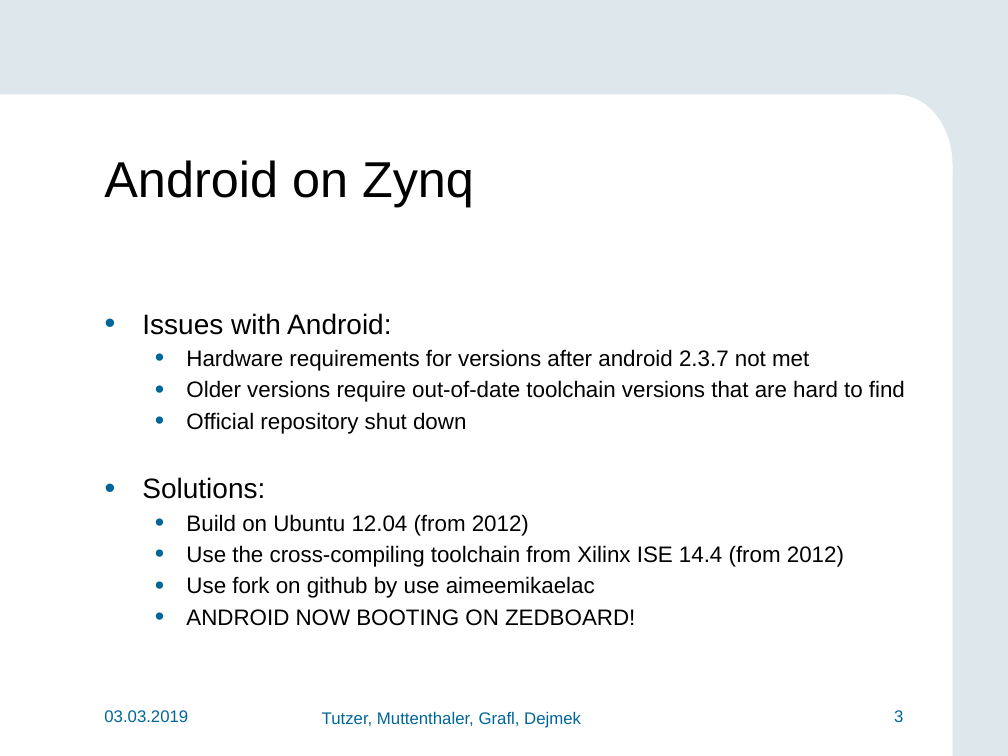
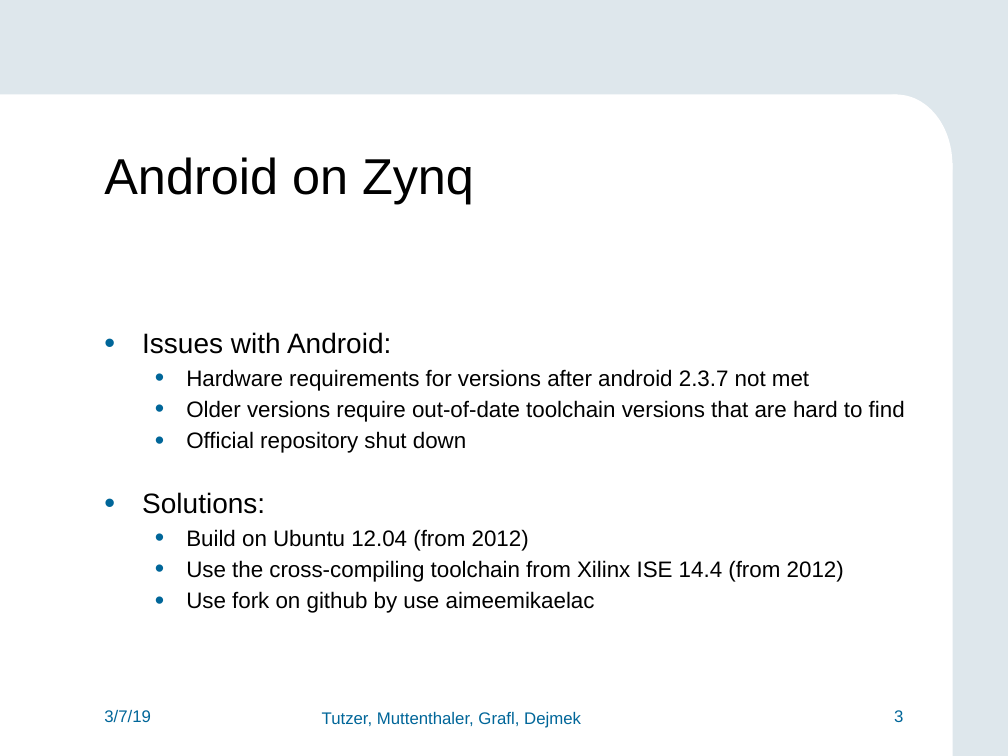
Before and after one commit to FlorianMuttenthaler/SocLabPartialReconfigIot, a slide deck: slide 3 of report/Final_presentation.pptx. Drawn at 1008x756 pixels with LibreOffice and Linux fonts; fonts in the diff are those of the drawing; background and template pictures are left out. Boxes give left, top, right and bottom in pixels: in the first picture for what was removed or moved away, otherwise in the second. Text is boxed around its words. In the diff, an @@ line names an element or a change of style, - is before the commit and + after.

```diff
--- a/report/Final_presentation.pptx
+++ b/report/Final_presentation.pptx
@@ text "Android on Zynq" at (104,157,474,204): vertical alignment top to middle @@
@@ text "Issues with Android:": place and size @@
-text "Issues with Android:" at (142,313,905,626)
+text "Issues with Android:" at (142,332,905,613)
@@ text "Issues with Android:" at (142,332,905,613): indent changed @@
@@ text at (186,609,635,626): paragraph removed @@
-  • ANDROID NOW BOOTING ON ZEDBOARD!
@@ text at (104,710,151,722): text changed @@
-03.03.2019
+3/7/19
```
Also in this commit, not shown: 17 other slides changed, 1 slide added, 1 slide removed.
